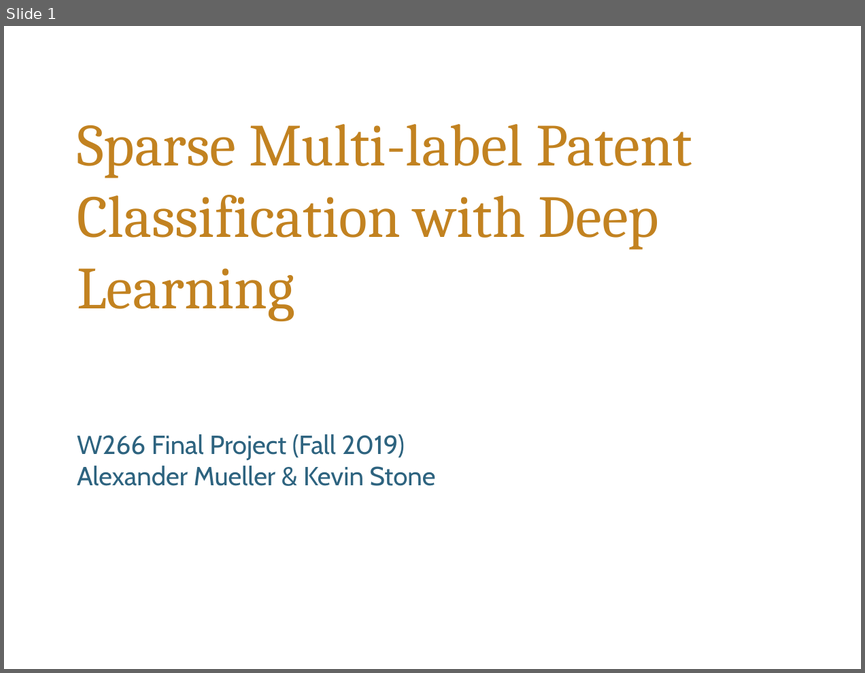
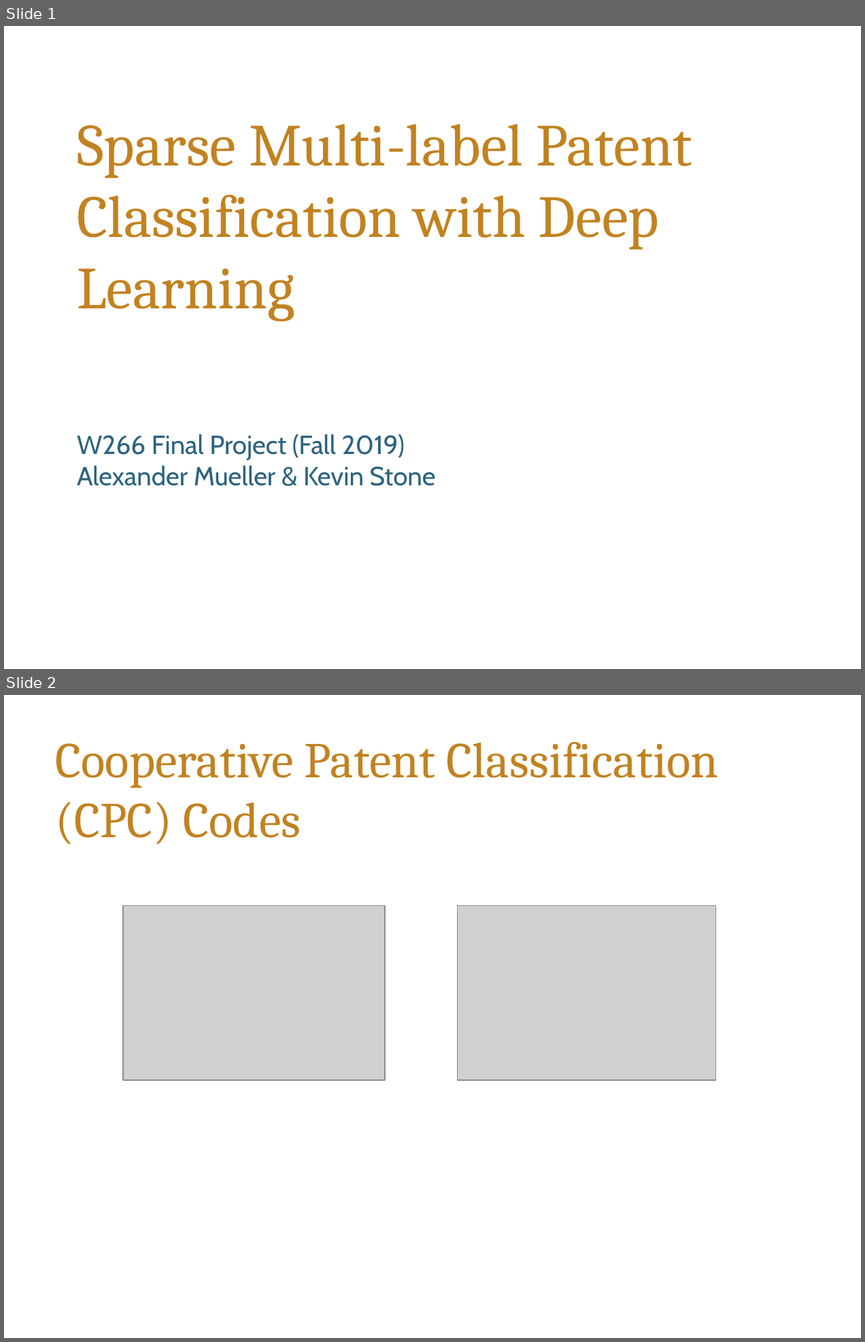
Before and after one commit to alekstoteles/NLP_final_project, a slide deck: W266_final_presentation_multilabel_patent_class_mueller_stone.pptx. Shown one above the other, each under a label of ours: slide 1 before the commit, slides 1 and 2 after it. The pictures are 865x673 and 865x1342 pixels, drawn with LibreOffice and Linux fonts; fonts in the diff are those of the drawing; grey boxes stand for pictures; background and template pictures are left out. Boxes give left, top, right and bottom in pixels: in the first picture for what was removed or moved away, otherwise in the second. Text is boxed around its words. In the diff, an @@ line names an element or a change of style, - is before the commit and + after.

```diff
--- a/W266_final_presentation_multilabel_patent_class_mueller_stone.pptx
+++ b/W266_final_presentation_multilabel_patent_class_mueller_stone.pptx
@@ slide 2 added at (4,695,861,1338), background #FFFFFF @@
@@ title added at (56,742,719,845), 42 pt, text #C28220 @@
+Cooperative Patent Classification (CPC) Codes
@@ picture added at (123,905,385,1080) @@
@@ picture added at (458,905,716,1080) @@
```
Also in this commit, not shown: 13 other slides added, 1 slide removed.
